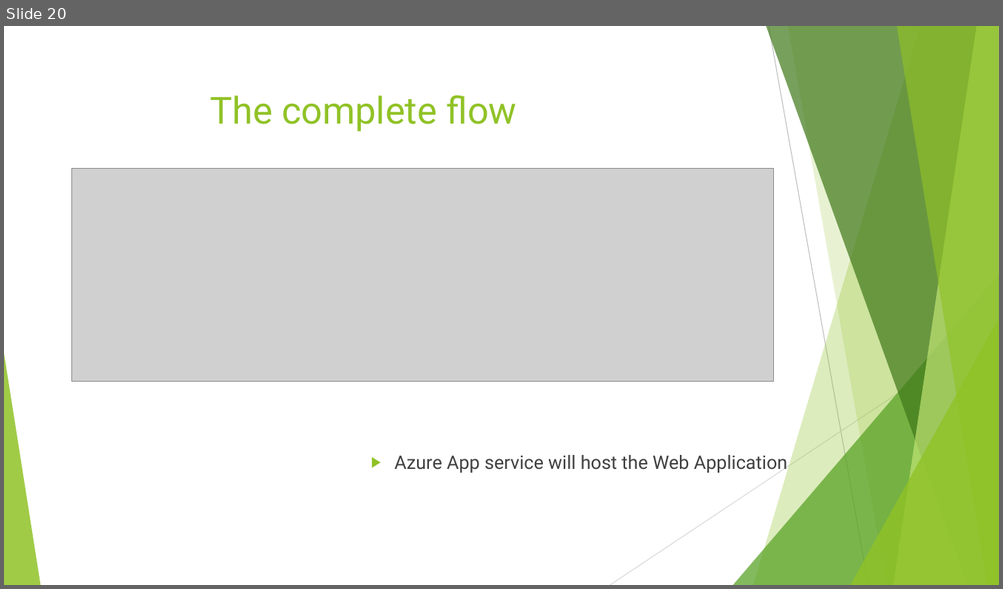
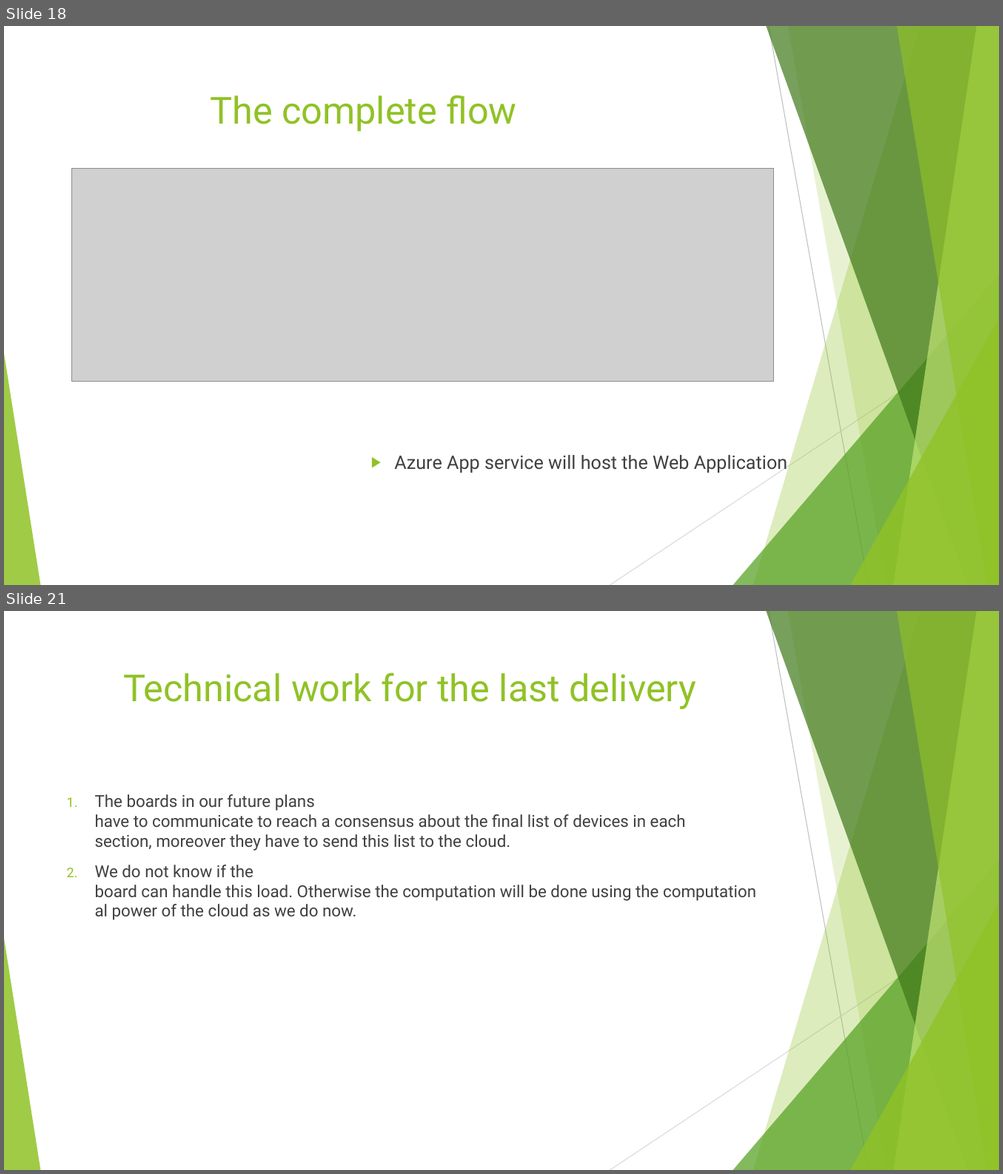
Before and after one commit to LuigiSigillo/NextRoom, a slide deck: Documents/Presentations/Second_presentation.pptx. Shown one above the other, each under a label of ours: slide 20 before the commit, slides 18 and 21 after it; the slides between them are not shown. The pictures are 1003x589 and 1003x1174 pixels, drawn with LibreOffice and Linux fonts; fonts in the diff are those of the drawing; grey boxes stand for pictures. Boxes give left, top, right and bottom in pixels: in the first picture for what was removed or moved away, otherwise in the second. Text is boxed around its words. In the diff, an @@ line names an element or a change of style, - is before the commit and + after.

```diff
--- a/Documents/Presentations/Second_presentation.pptx
+++ b/Documents/Presentations/Second_presentation.pptx
@@ slide 21 added at box(4, 611, 999, 1170), background #FFFFFF; not listed: 10 template elements that a slide beside it also shows @@
@@ title added at box(123, 672, 696, 709), 36 pt, text #90C226 @@
+Technical work for the last delivery
@@ text added at box(95, 795, 686, 920), 16 pt, text #404040 @@
+1. The boards in our future plans have to communicate to reach a consensus about the final list of devices in each section, moreover they have to send this list to the cloud.
+2. We do not know if the board can handle this load. Otherwise the computation will be done using the computational power of the cloud as we do now.
@@ what was slide 20 is now slide 18 @@
```
Also in this commit, not shown: 3 slides changed, 3 other slides added, 6 other files.
